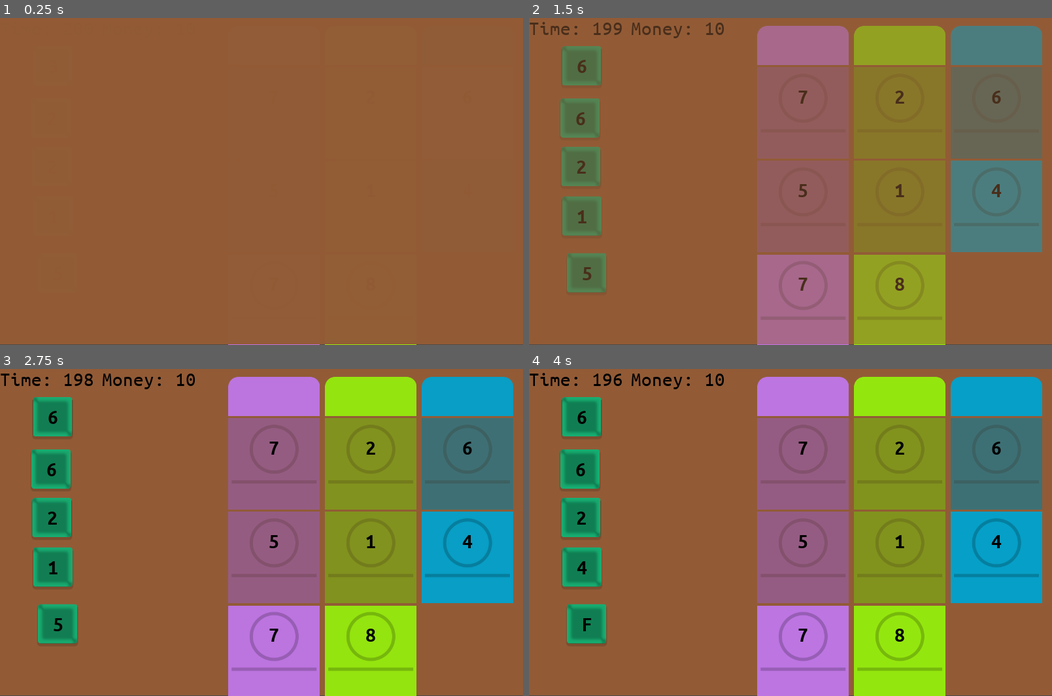
Above: before the commit, frames 1-4 (two rows, left to right).
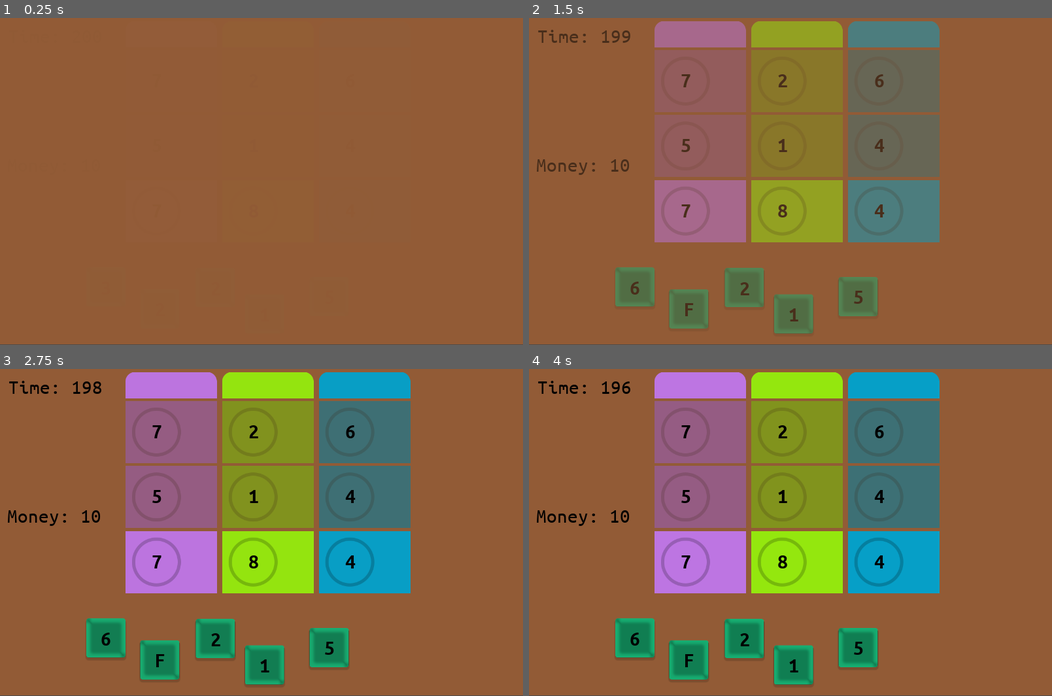
Above: after the commit, the same moments.

Repository: matzebond/DiceRepair
Game: Godot game, scene res://scenes/screens/RootNode.tscn
The game is run twice, just before and just after one commit, with the same random seed, the same clock (stepped at 60 frames per second) and the same inputs.
Inputs (mouse positions are in pixels of both pictures, inside the frame that each line leads up to):
- Up to frame 1 (0.25 s): no input
- Up to frame 2 (1.5 s): tap Enter at 0.5 s; drag from (581, 67) to (800, 112) at 0.52 s; drag from (581, 119) to (800, 112) at 1.27 s
- Up to frame 3 (2.75 s): move the mouse to (52, 516) at 2.02 s; click (52, 516) at 2.17 s
- Up to frame 4 (4 s): tap Space at 2.75 s; drag from (581, 568) to (800, 558) at 2.77 s; tap Enter at 3.5 s; drag from (586, 624) to (800, 650) at 3.52 s

The runs differ from the first frame. In frame 1, less than 0.1% of the frame differs, in the area x 43-80%, y 99-100%; in frame 2, 67%; in frame 3, 67%, in the area x 0-99%, y 1-100%; in frame 4, 67%.

Commit message:
Rearranged GameScene

Diff:
--- a/scenes/jobs/Job.gd
+++ b/scenes/jobs/Job.gd
@@ -2,12 +2,12 @@
 
 export var color:Color = Color(0.8, 0.6, 0.12)
 
-const PADDING = Vector2(0, 5)
-const JOB_STEP_SIZE = Vector2(0, 224)
+const PADDING = Vector2(0, 7)
+const JOB_STEP_SIZE = Vector2(0, 152)
 
 var money_reward = 5
 
-export var steps_min:int = 1
+export var steps_min:int = 2
 export var steps_max:int = 3
 var steps:int
 var current_step = 0
--- a/scenes/jobs/Job.tscn
+++ b/scenes/jobs/Job.tscn
@@ -12,4 +12,4 @@
 texture = ExtResource( 1 )
 
 [node name="Steps" type="Node2D" parent="."]
-position = Vector2( 0, 48 )
+position = Vector2( 0, 32 )
--- a/scenes/jobs/JobStep.tscn
+++ b/scenes/jobs/JobStep.tscn
@@ -4,7 +4,6 @@
 [ext_resource path="res://scenes/die/DieFont.tres" type="DynamicFont" id=2]
 [ext_resource path="res://scenes/jobs/JobStep.gd" type="Script" id=3]
 [ext_resource path="res://scenes/drop_area/DropArea.tscn" type="PackedScene" id=4]
-
 
 [node name="JobStep" type="Node2D"]
 script = ExtResource( 3 )
@@ -15,9 +14,9 @@
 [node name="Label" type="Label" parent="Sprite"]
 anchor_right = 1.0
 anchor_bottom = 1.0
-margin_left = -112.0
-margin_top = -66.0
-margin_right = -112.0
+margin_left = -96.0
+margin_top = -28.0
+margin_right = -199.0
 margin_bottom = -13.0
 custom_fonts/font = ExtResource( 2 )
 custom_colors/font_color = Color( 0, 0, 0, 1 )
@@ -28,7 +27,7 @@
 }
 
 [node name="DropArea" parent="." instance=ExtResource( 4 )]
-scale = Vector2( 1.1, 1.1 )
+scale = Vector2( 1.1, 0.74 )
 
 [node name="Tween" type="Tween" parent="."]
 [connection signal="drop_item" from="DropArea" to="." method="_on_DropArea_drop_item"]
--- a/scenes/screens/GameScene.tscn
+++ b/scenes/screens/GameScene.tscn
@@ -15,6 +15,10 @@
 [node name="Background" parent="." instance=ExtResource( 1 )]
 
 [node name="Time" type="Label" parent="."]
+margin_left = 21.1517
+margin_top = 19.3891
+margin_right = 221.152
+margin_bottom = 70.3891
 custom_fonts/font = ExtResource( 5 )
 custom_colors/font_color = Color( 0, 0, 0, 1 )
 text = "Time: xx"
@@ -24,9 +28,10 @@
 }
 
 [node name="Money" type="Label" parent="."]
-margin_left = 250.0
-margin_right = 538.0
-margin_bottom = 51.0
+margin_left = 17.3307
+margin_top = 334.903
+margin_right = 305.331
+margin_bottom = 385.903
 custom_fonts/font = ExtResource( 5 )
 custom_colors/font_color = Color( 0, 0, 0, 1 )
 text = "Money: "
@@ -36,33 +41,33 @@
 }
 
 [node name="Job" parent="." instance=ExtResource( 3 )]
-position = Vector2( 670.966, 67.4236 )
+position = Vector2( 418.908, 39.2213 )
 color = Color( 0.741176, 0.458824, 0.886275, 1 )
 
 [node name="Job2" parent="." instance=ExtResource( 3 )]
-position = Vector2( 907.619, 67.4236 )
+position = Vector2( 655.561, 39.2213 )
 color = Color( 0.580392, 0.905882, 0.054902, 1 )
 
 [node name="Job3" parent="." instance=ExtResource( 3 )]
-position = Vector2( 1144.27, 67.4236 )
+position = Vector2( 892.212, 39.2213 )
 color = Color( 0.0235294, 0.623529, 0.780392, 1 )
 
 [node name="DieArea" parent="." instance=ExtResource( 4 )]
-position = Vector2( 269.606, 396.389 )
-scale = Vector2( 2.4, 3.8 )
+position = Vector2( 636.237, 688.988 )
+scale = Vector2( 6.2, 1 )
 
 [node name="Die" parent="." instance=ExtResource( 2 )]
-position = Vector2( 128.74, 116.964 )
+position = Vector2( 259.176, 658.096 )
 
 [node name="Die2" parent="." instance=ExtResource( 2 )]
-position = Vector2( 124.902, 244.533 )
+position = Vector2( 391.061, 711.634 )
 
 [node name="Die3" parent="." instance=ExtResource( 2 )]
-position = Vector2( 126.88, 363.345 )
+position = Vector2( 527.001, 659.469 )
 
 [node name="Die4" parent="." instance=ExtResource( 2 )]
-position = Vector2( 129.261, 484.352 )
+position = Vector2( 647.479, 724.072 )
 
 [node name="Die5" parent="." instance=ExtResource( 2 )]
-position = Vector2( 141.029, 623.409 )
+position = Vector2( 805.546, 681.576 )
 [connection signal="money_changed" from="." to="Money" method="_on_GameScene_money_changed"]
Binary file changed: assets/img/jobs/jobhead.png
Binary file changed: assets/img/jobs/jobstep.png
